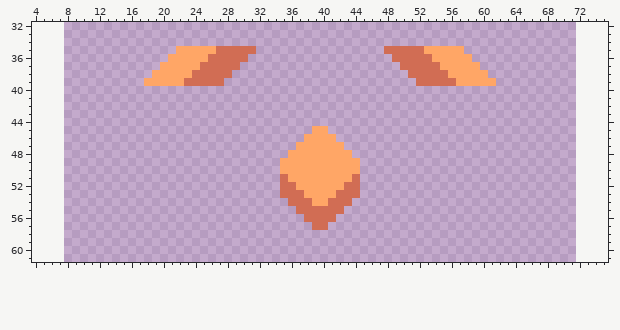
Sprite sheet, stored at sprites/units/cordel-cell.png. The picture above was drawn from the file before the commit.
The file is 64x64 pixels. Shown: x 4..75, y 32..61. The old version is drawn lined up with the new one, on the new canvas.
Now the later version:
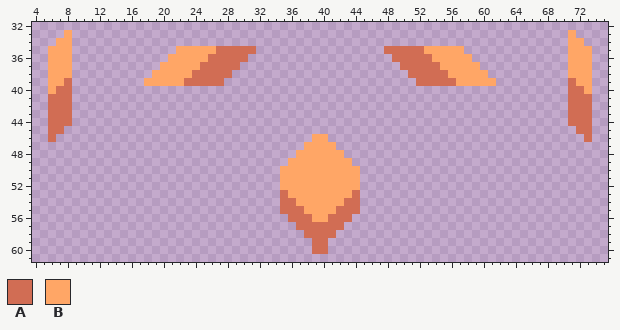
Palette (. is transparent): A #d16d54  B #ffa666
Commit message: Added factory to spawn Cordel, removed placeholder sprites
What changed:
canvas 64x64 -> 80x80, the old top-left corner now at 8,18 (the part of the old canvas that was cut away was empty and is not shown)
Changed rows in their new state; - is an unchanged pixel.
first column x 6:
33 --B--------------------------------------------------------------B--
34 -BB--------------------------------------------------------------BB-
35 BBB--------------------------------------------------------------BBB
36 BBB--------------------------------------------------------------BBB
37 BBB--------------------------------------------------------------BBB
38 BBB--------------------------------------------------------------BBB
39 BBA--------------------------------------------------------------ABB
40 BAA--------------------------------------------------------------AAB
41 AAA--------------------------------------------------------------AAA
42 AAA--------------------------------------------------------------AAA
43 AAA--------------------------------------------------------------AAA
44 AAA--------------------------------------------------------------AAA
45 AA-------------------------------..-------------------------------AA
46 A-------------------------------.--.-------------------------------A
47 -------------------------------.----.-------------------------------
48 ------------------------------.------.------------------------------
49 -----------------------------.--------.-----------------------------
51 -----------------------------B--------B-----------------------------
52 -----------------------------BB------BB-----------------------------
53 ------------------------------BB----BB------------------------------
54 -----------------------------A-BB--BB-A-----------------------------
55 -----------------------------AA-BBBB-AA-----------------------------
56 ------------------------------AA-BB-AA------------------------------
57 -------------------------------AA--AA-------------------------------
58 --------------------------------AAAA--------------------------------
59 ---------------------------------AA---------------------------------
60 ---------------------------------AA---------------------------------
Changed places in both pictures, as pixel boxes (x1, y1, x2, y2):
added: (48, 30, 72, 142)
added: (568, 30, 592, 142)
changed: (280, 126, 360, 254)
